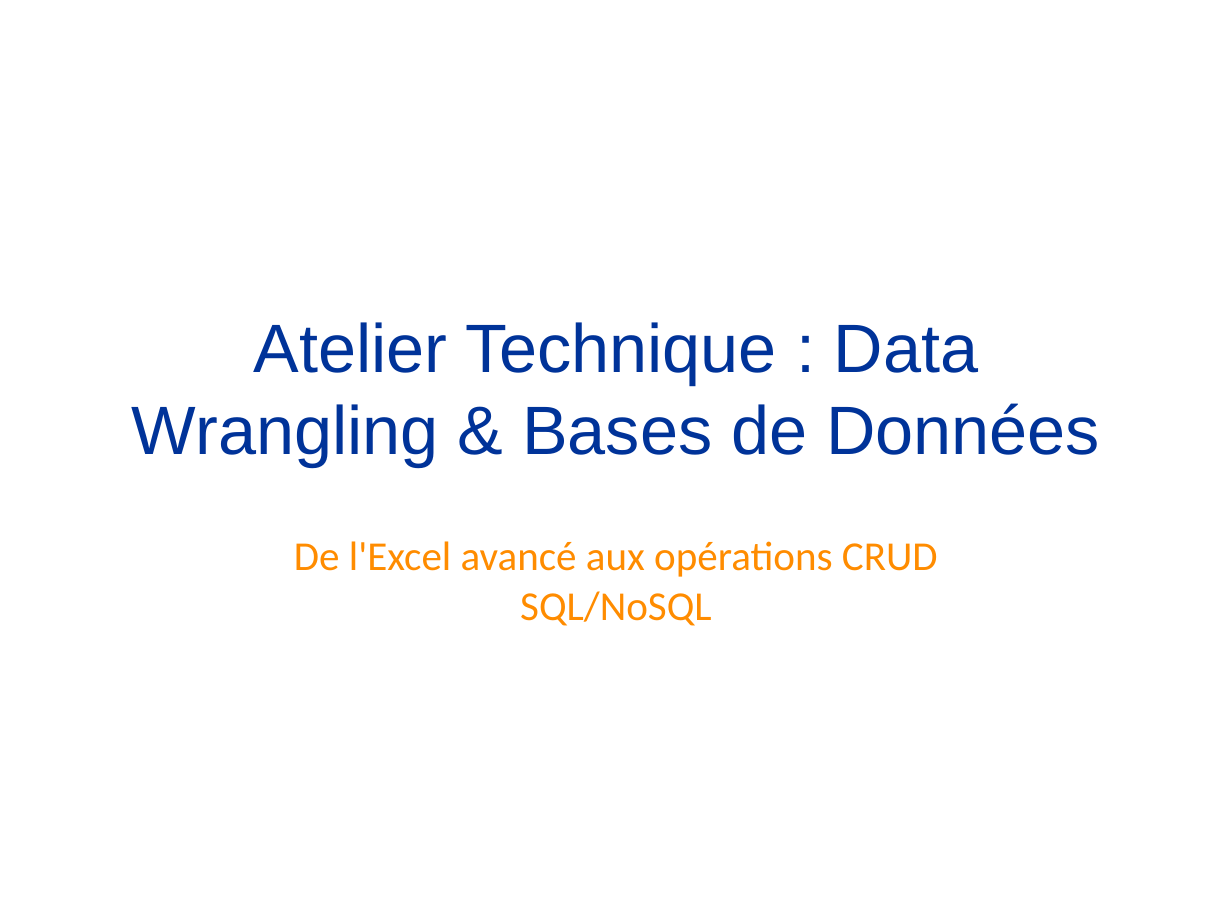
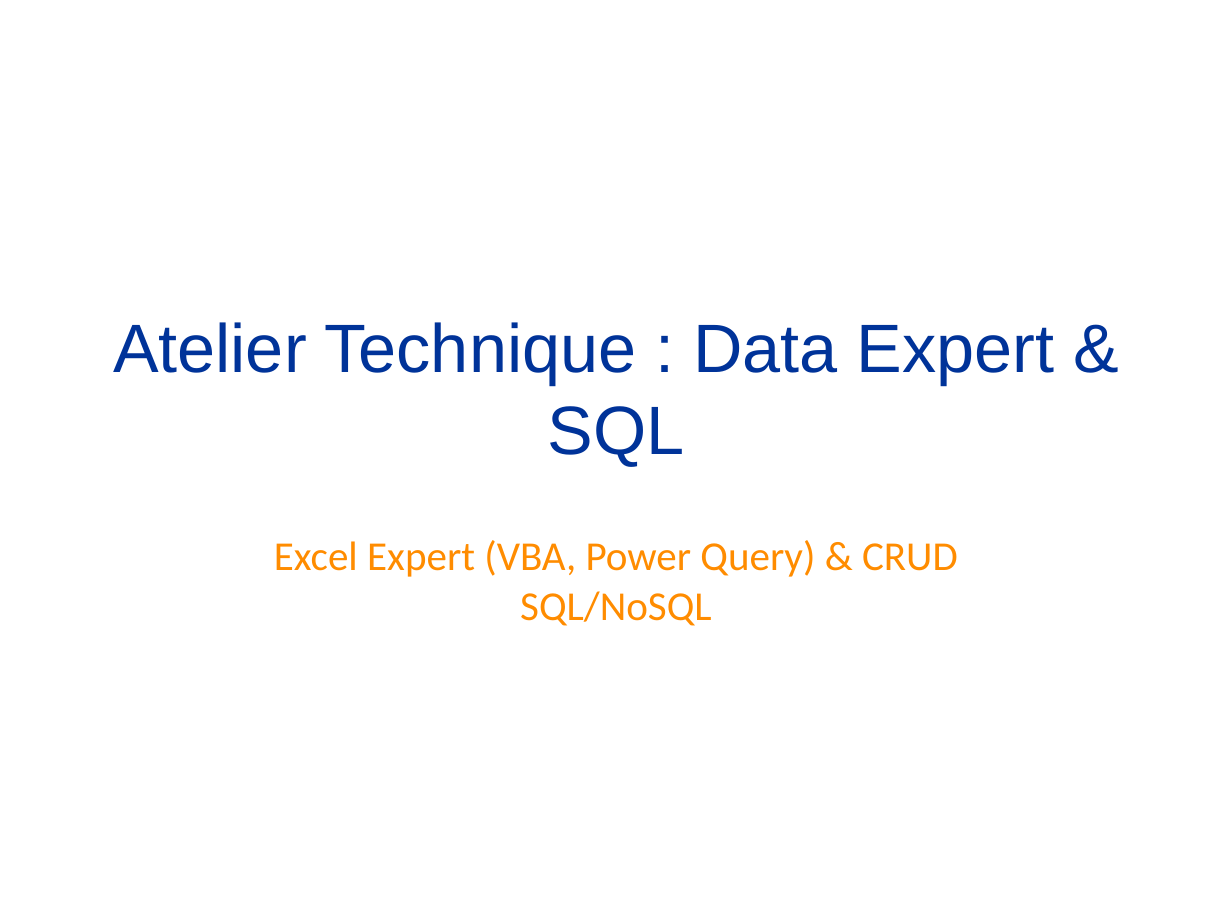
Before and after one commit to gatienseven7/train_model, a slide deck: slide 1 of Atelier_Technique_Data.pptx. Drawn at 1232x924 pixels with LibreOffice and Linux fonts; fonts in the diff are those of the drawing. Boxes give left, top, right and bottom in pixels: in the first picture for what was removed or moved away, otherwise in the second. Text is boxed around its words. In the diff, an @@ line names an element or a change of style, - is before the commit and + after.

```diff
--- a/Atelier_Technique_Data.pptx
+++ b/Atelier_Technique_Data.pptx
@@ title at (113, 322, 1055, 467): text changed @@
-Atelier Technique : Data Wrangling & Bases de Données
+Atelier Technique : Data Expert & SQL
@@ subtitle at (274, 540, 958, 626): text changed @@
-De l'Excel avancé aux opérations CRUD SQL/NoSQL
+Excel Expert (VBA, Power Query) & CRUD SQL/NoSQL
```
Also in this commit, not shown: 1 other slide changed, 8 slides added, 8 slides removed, 10 other files.
